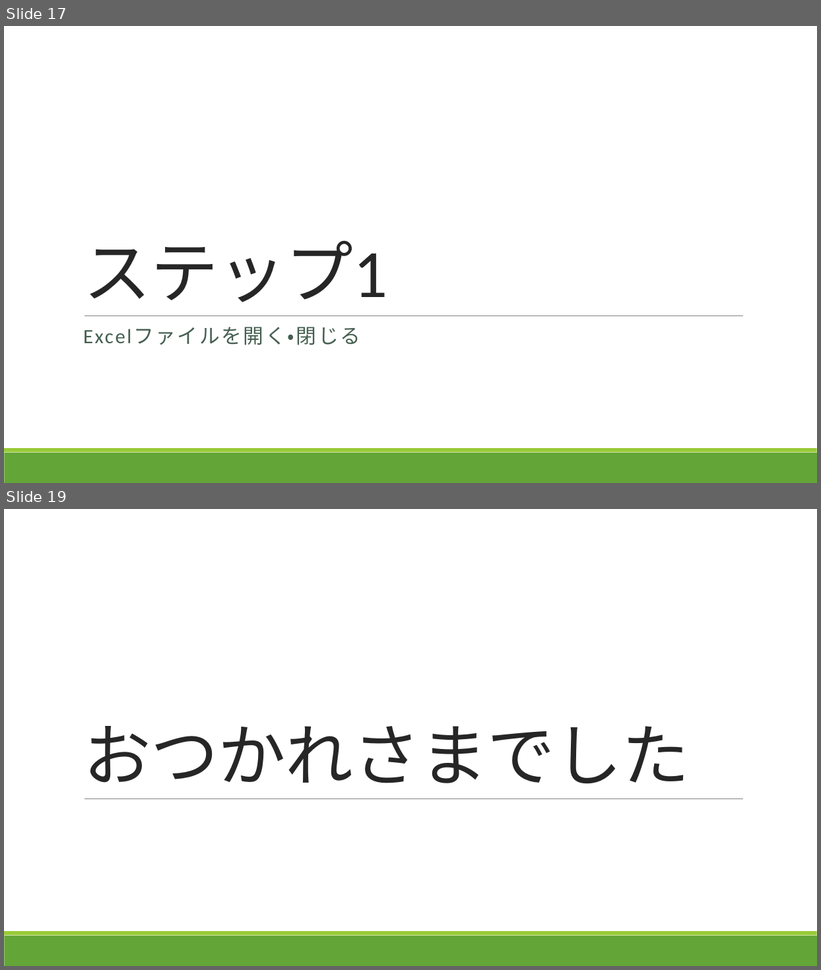
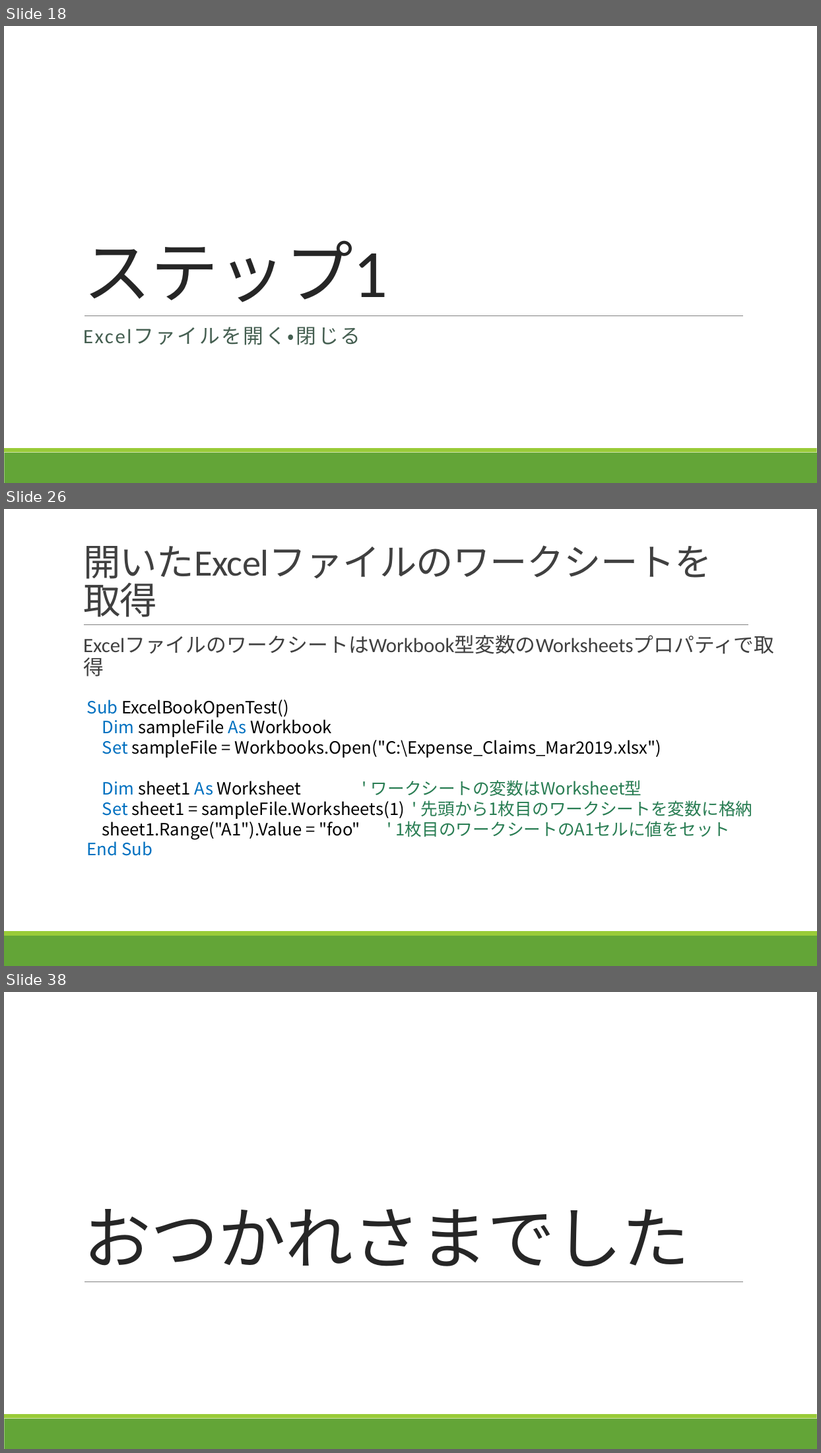
Before and after one commit to takeruko/vba-seminer-2019, a slide deck: contents/4/Excelマクロで学ぶVBA入門_第4回.pptx. Shown one above the other, each under a label of ours: slides 17 and 19 before the commit, slides 18, 26 and 38 after it; the slides between them are not shown. The pictures are 821x970 and 821x1453 pixels, drawn with LibreOffice and Linux fonts; fonts in the diff are those of the drawing. Boxes give left, top, right and bottom in pixels: in the first picture for what was removed or moved away, otherwise in the second. Text is boxed around its words. In the diff, an @@ line names an element or a change of style, - is before the commit and + after.

```diff
--- a/contents/4/Excelマクロで学ぶVBA入門_第4回.pptx
+++ b/contents/4/Excelマクロで学ぶVBA入門_第4回.pptx
@@ slide 26 added at (x1=4, y1=509, x2=817, y2=966), background #FFFFFF; not listed: 2 template elements that a slide beside it also shows @@
@@ title added at (x1=83, y1=545, x2=712, y2=586), 44 pt, text #404040 @@
+開いたExcelファイルのワークシートを取得
@@ line added from (84, 625) to (748, 625), #808080 0.5 pt @@
@@ text added at (x1=77, y1=632, x2=781, y2=900), 24 pt, text #404040 @@
+  ExcelファイルのワークシートはWorkbook型変数のWorksheetsプロパティで取得
@@ text added at (x1=87, y1=700, x2=753, y2=856), 20 pt, text #000000 @@
+Sub ExcelBookOpenTest()
+Dim sampleFile As Workbook
+Set sampleFile = Workbooks.Open("C:\Expense_Claims_Mar2019.xlsx")
+Dim sheet1 As Worksheet ' ワークシートの変数はWorksheet型
+Set sheet1 = sampleFile.Worksheets(1) ' 先頭から1枚目のワークシートを変数に格納
+sheet1.Range("A1").Value = "foo" ' 1枚目のワークシートのA1セルに値をセット
+End Sub
@@ what was slide 17 is now slide 18 @@
@@ what was slide 19 is now slide 38 @@
```
Also in this commit, not shown: 3 slides changed, 18 other slides added.
